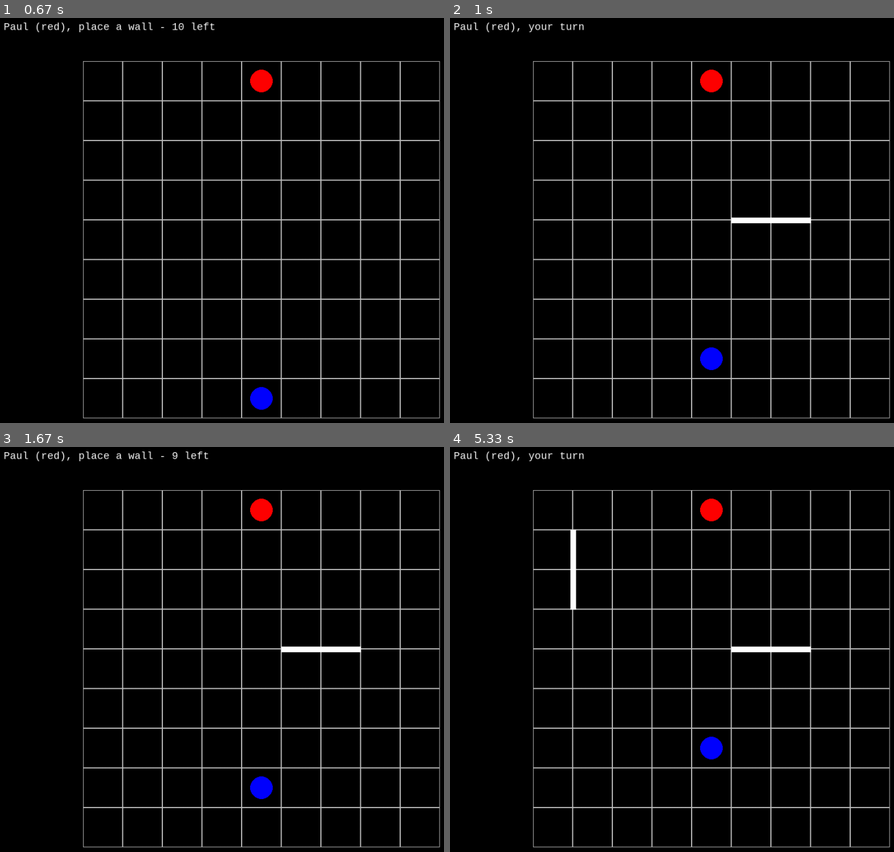
Above: before the commit, frames 1-4 (two rows, left to right).
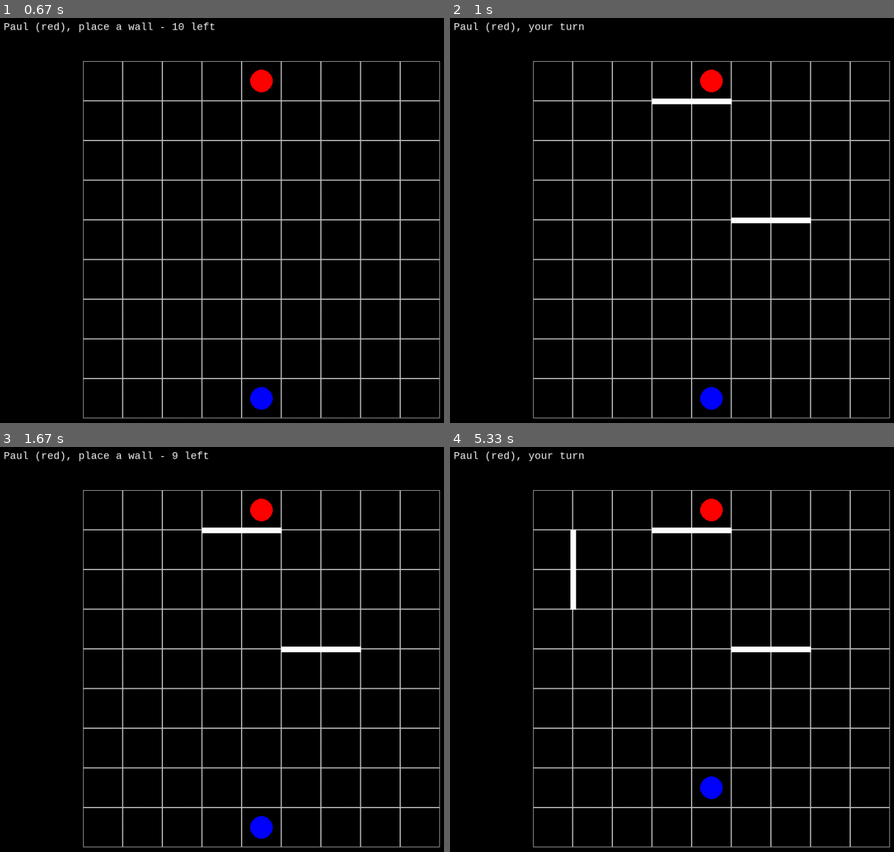
Above: after the commit, the same moments.

Repository: pdhummel/corridor
Game: pygame game, started from corridor.py
The game is run twice, just before and just after one commit, with the same random seed, the same clock (stepped at 60 frames per second) and the same inputs. The source is Python 2; it was converted automatically to run under Python 3.
Inputs (mouse positions are in pixels of both pictures, inside the frame that each line leads up to):
- Up to frame 1 (0.67 s): click (288, 220) at 0.38 s
- Up to frame 2 (1 s): press the mouse at (738, 220) at 0.7 s; move the mouse to (845, 297) at 0.8 s; release the mouse at (outside the picture) at 0.93 s
- Up to frame 3 (1.67 s): press the mouse at (288, 649) at 1.17 s; move the mouse to (186, 645) at 1.27 s; release the mouse at (79, 637) at 1.4 s
- Up to frame 4 (5.33 s): move the mouse to (569, 564) at 4.7 s; click (569, 564) at 5.03 s

Frame 1 is identical in both runs. In frame 2, 0.7% of the frame differs, in the area x 45-64%, y 19-97%; in frame 3, 0.7%; in frame 4, 0.7%, in the area x 45-64%, y 19-87%.

Commit message:
Added logic to allow pawn jumping.

Diff:
--- a/AI.py
+++ b/AI.py
@@ -14,19 +14,11 @@
         player = self._game.players[p.number]
         graph = self.create_graph(self._game.board, player)
         connected_spaces = self.find_connected_spaces(self._game.board, graph, player.win_row)
+        print "connected_spaces size=", len(connected_spaces)
         if player.position in connected_spaces:
             connected = True
         del connected_spaces[:]
         return connected
-
-    def find_a_path(self, player):
-        graph = self.create_graph(self._game.board, player)
-        start = player.position
-        end = self._game.board.get(0, player.win_row)
-        path = []
-        path = self.find_path(graph, start, end, path)
-        return path
-
 
 
     def get_distance(self, player, board):
@@ -48,21 +40,6 @@
         path = []
         shortest_path = self.find_shortest_path2(graph, start, end, path)
         return shortest_path
-
-
-    def find_path(self, graph, start, end, path=[]):
-        path = path + [start]
-        if start.y == end.y:
-            return path
-        if not graph.has_key(start):
-            return None
-        if len(path) > 30:
-            return None
-        for node in graph[start]:
-            if node not in path:
-                newpath = self.find_path(graph, node, end, path)
-                if newpath: return newpath
-        return None
 
 
     def find_shortest_path2(self, graph, start, end, path=[], shortest_len=0, top_call=True):
@@ -94,36 +71,36 @@
                 to_cells = []
                 if y > 0 and space.top_has_wall == False:
                     top = board.get(x, y-1)
-                    if top.bottom_has_wall == False: # and (top.occupied_by_player == None or top.occupied_by_player.number == player.number):
+                    if top.bottom_has_wall == False:
                         to_cells.append(top)
-                    #else:
-                    #    if top.y > 0 and top.top_has_wall == False:
-                    #        top = board.get(x, y-2)
-                    #        to_cells.append(top)
+                    if top.occupied_by_player != None:
+                        if top.y > 1 and top.top_has_wall == False:
+                            top = board.get(x, y-2)
+                            to_cells.append(top)
                 if y < 8 and space.bottom_has_wall == False:
                     bottom = board.get(x, y+1)
-                    if bottom.top_has_wall == False: # and (bottom.occupied_by_player == None or bottom.occupied_by_player.number == player.number):
+                    if bottom.top_has_wall == False:
                         to_cells.append(bottom)
-                    #else:
-                    #    if bottom.y < 8 and bottom.bottom_has_wall == False:
-                    #        bottom = board.get(x, y+2)
-                    #        to_cells.append(bottom)
+                    if bottom.occupied_by_player != None:
+                        if bottom.y < 7 and bottom.bottom_has_wall == False:
+                            bottom = board.get(x, y+2)
+                            to_cells.append(bottom)
                 if x > 0 and space.left_has_wall == False:
                     left = board.get(x-1, y)
-                    if left.right_has_wall == False: # and (left.occupied_by_player == None or left.occupied_by_player.number == player.number):
+                    if left.right_has_wall == False:
                         to_cells.append(left)
-                    #else:
-                    #    if left.x > 0 and left.left_has_wall == False:
-                    #        left = board.get(x-2, y)
-                    #        to_cells.append(left)
+                    if left.occupied_by_player != None:
+                        if left.x > 1 and left.left_has_wall == False:
+                            left = board.get(x-2, y)
+                            to_cells.append(left)
                 if x < 8 and space.right_has_wall == False:
                     right = board.get(x+1, y)
-                    if right.left_has_wall == False: # and (right.occupied_by_player == None or right.occupied_by_player.number == player.number):
+                    if right.left_has_wall == False:
                         to_cells.append(right)
-                    #else:
-                    #    if right.x < 8 and right.right_has_wall == False:
-                    #        right = board.get(x+2, y)
-                    #        to_cells.append(right)
+                    if right.occupied_by_player != None:
+                        if right.x < 7 and right.right_has_wall == False:
+                            right = board.get(x+2, y)
+                            to_cells.append(right)
 
                 graph[space] = to_cells
         return graph
@@ -176,7 +153,7 @@
         self.calculate_space_distance(board, graph, victory_row, space_distances, 8, 8)
 
         # Return here to turn-off output of space_distances
-        return space_distances
+        #return space_distances
         for row in range(9):
             output = ""
             for col in range(9):
@@ -193,7 +170,7 @@
 
 
     def find_connected_spaces(self, board, graph, victory_row):
-        print "find_connected_spaces"
+        print "find_connected_spaces", victory_row
         space_distances = self.calculate_space_distances(board, graph, victory_row)
         connected_spaces = space_distances.keys()
         return connected_spaces
@@ -259,7 +236,6 @@
 
         print "best total from walls=" + str(best_total)
         path = self.find_shortest_path(player, game.board)
-        print path
         if path != None and len(path) > 1:
             next_space = path[1]
             moved = game.move_player(player, next_space.x, next_space.y)
--- a/Game.py
+++ b/Game.py
@@ -57,9 +57,10 @@
 
 
     def validate_wall(self, x, y, side):
+        print "validate_wall", x, y, side
         is_ok = True
+        placed = self.set_wall(x, y, side)
         ai = AI(self)
-        placed = self.set_wall(x, y, side)
         if placed:
             for p in self.players:
                 print p.name, p.win_row
@@ -75,7 +76,7 @@
 
 
     def set_wall(self, x, y, side):
-        #print "set_wall():", x,y, side
+        print "set_wall():", x,y, side
         placed = False
         if side == "TOP":
             if y <= 0:
@@ -199,6 +200,7 @@
 
 
     def place_wall(self, player, x, y, side):
+        print "place_wall", x, y, side
         placed = False
         is_ok = self.validate_wall(x, y, side)
         if is_ok and x >= 0 and x <= 8 and y >= 0 and y <= 8:
@@ -223,6 +225,7 @@
 
 
     def validate_move(self, player, x, y):
+        print "validate_move"
         space = None
         is_ok = True
         if player.position != None:
@@ -239,7 +242,6 @@
                     space = self.board.get(x, y)
                     if not space in nodes:
                         print "validate_move: space not in connected node", x, y
-                        # TODO:  check for jumping another pawn
                         is_ok = False
                 else:
                     print "validate_move: space not in graph", x, y
